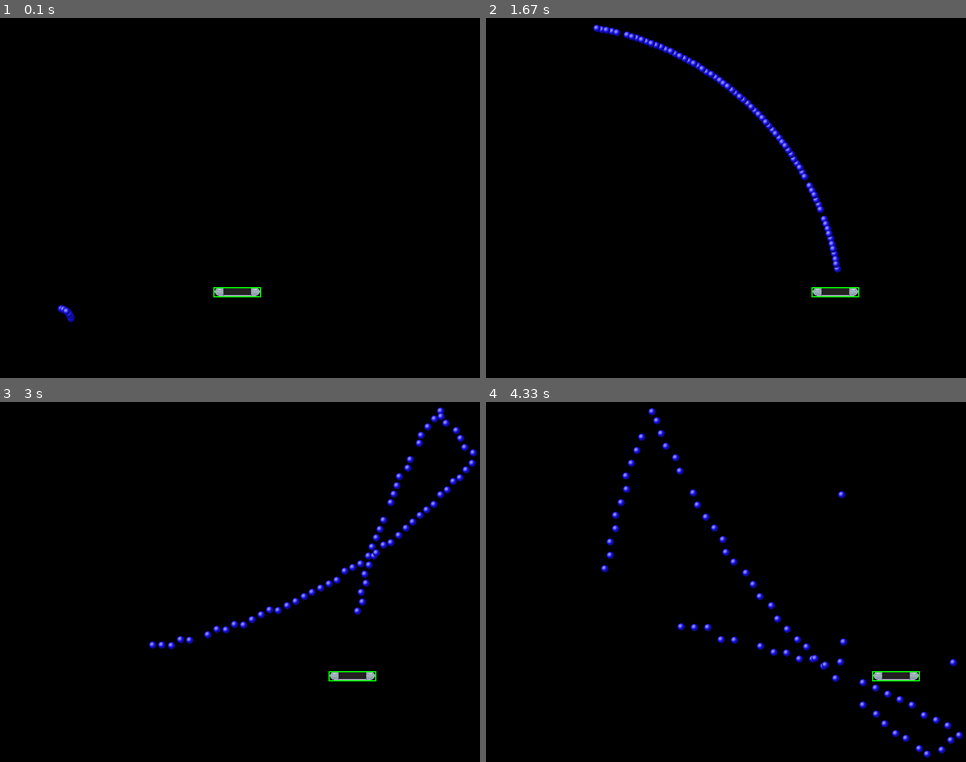
Above: before the commit, frames 1-4 (two rows, left to right).
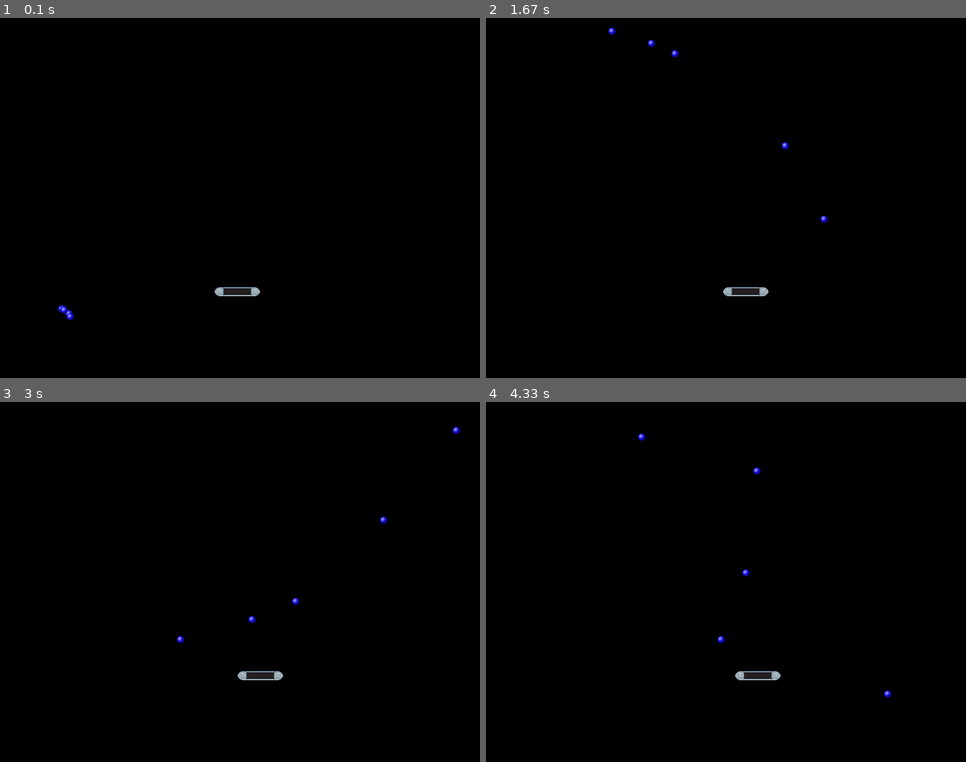
Above: after the commit, the same moments.

Repository: Xiokraze/Python
Game: pygame game, started from Fracture/Fracture.py
Same seed, same stepped clock (60 frames per second), same inputs: the game is played once before the commit and once after it.
Inputs (mouse positions are in pixels of both pictures, inside the frame that each line leads up to):
- Up to frame 1 (0.1 s): no input
- Up to frame 2 (1.67 s): hold Right 0.33-0.8 s; move the mouse to (706, 212) at 0.37 s; hold Right 0.83-1.3 s; hold Left from 1.33 s (still down)
- Up to frame 3 (3 s): release Left at 1.87 s; hold Left 1.9-2.3 s; hold Right 2.33-2.97 s
- Up to frame 4 (4.33 s): hold Left 3-3.47 s; hold Right 3.5-3.97 s; hold Right from 4 s (still down)

The runs differ from the first frame. In frame 1, 0.1% of the frame differs, in the area x 11-55%, y 74-85%; in frame 2, 1.8%; in frame 3, 2.0%; in frame 4, 2.0%, in the area x 23-100%, y 1-99%.

Commit message:
Rewrote player collision function to fix minor bugs.

Diff:
--- a/Fracture/Draw.py
+++ b/Fracture/Draw.py
@@ -47,7 +47,7 @@
 #####################
 def draw_player(screen, player):
     screen.blit(player.image, (player.x, player.y))
-    pygame.draw.rect(screen, (0,255,0), player.rect, 2)
+    #pygame.draw.rect(screen, (0,255,0), player.rect, 2)
     return
 
 
--- a/Fracture/Fracture.py
+++ b/Fracture/Fracture.py
@@ -88,7 +88,7 @@
 #    Game Handler   #
 #####################
 def play_game(game, screen):
-    for i in range(200):
+    for i in range(5):
         Spheres.Sphere(game)
     player = Player.Player(game)
     while (continue_game(game)):
--- a/Fracture/Player.py
+++ b/Fracture/Player.py
@@ -7,7 +7,8 @@
         self.image = pygame.image.load("Media/player/player_default.png")
         self.width, self.height = game.get_image_size(self.image)
         self.x, self.y = self.get_start_location(game)
-        self.speed = 5
+        self.speed = 1
+        self.top_border_width = 2
         self.rect = (self.x-2, self.y, self.width+4, self.height+2)
 
     def get_start_location(self, game):
@@ -70,12 +71,15 @@
     def sphere_collision(self, sphere):
         x_collision = False
         y_collision = False
-        if (sphere.x >= self.x - sphere.width and sphere.x <= self.x + self.width + sphere.width):
-            x_collision = True
-        sphere_y = sphere.y + sphere.height + sphere.speed
-        if (sphere_y >= self.y and sphere_y <= self.y + 3 and sphere.down):
-            y_collision = True
-        if (x_collision and y_collision):
-            return True
-        else:
-            return False
+        left_offset = self.x
+        right_offset = self.x + self.width + sphere.width / 2
+        x_floor = math.floor(sphere.x + sphere.width / 2)
+        y_floor = math.floor(sphere.y + sphere.height)
+        for px in range(sphere.speed):
+            if (y_floor + px == self.y):
+                y_collision = True
+            if (x_floor + px >= left_offset and x_floor + px <= right_offset):
+                x_collision = True
+            if (y_collision and x_collision):
+                return True
+        return False
--- a/Fracture/Spheres.py
+++ b/Fracture/Spheres.py
@@ -73,40 +73,46 @@
         sphere.y += speed
     return
 
-def get_deflection_degree(sphere, player_segments):
+def get_deflection_degree(sphere, player, player_segments):
     # Player image _______________________________
     #             [___|___|___|___|___|___|___|___]
     # Segments      1   2   3   4   5   6   7   8
-    segment_position = 1
-    for segment in player_segments:
-        player_start = segment[0]
-        player_end = segment[1]
-        if (sphere.x >= player_start and sphere.x < player_end):
-            length = len(player_segments)
-            for i in range(1, length + 1):
-                if (sphere.left):
-                    if (i == segment_position):
-                        return sphere.player_deflection_angles[length-i]
-                elif (sphere.right):
-                    if (i == segment_position):
-                        return sphere.player_deflection_angles[i-1]
-        segment_position += 1
+
+
+
+
+    #segment_position = 1
+    #for segment in player_segments:
+    #    player_start = segment[0]
+    #    player_end = segment[1]
+    #    if (sphere.x >= player_start and sphere.x < player_end):
+    #        print(segment_position)
+            #length = len(player_segments)
+            #for i in range(1, length + 1):
+            #    if (sphere.left):
+            #        if (i == segment_position):
+            #            return sphere.player_deflection_angles[length-i]
+            #    elif (sphere.right):
+            #        if (i == segment_position):
+            #            return sphere.player_deflection_angles[i-1]
+        #segment_position += 1
         # TODO fix bug
-    print("wtf")
-    return 90
+    #print(f"wtf...    {sphere.left} {sphere.right} {sphere.up} {sphere.down}")
+    return 0
 
 def player_collision(sphere, player):
     sphere.up = True
     sphere.down = False
     player_segments = player.get_player_segments()
-    sphere.degree_direction = get_deflection_degree(sphere, player_segments)
+    sphere.degree_direction = get_deflection_degree(sphere, player, player_segments)
     return
 
 def update(game, player, spheres):
     for sphere in spheres:
         radians = math.radians(sphere.degree_direction)
-        if (player.sphere_collision(sphere)):
-            player_collision(sphere, player)
+        if (sphere.down):
+            if (player.sphere_collision(sphere)):
+                player_collision(sphere, player)
         #elif (object_collision()):
         #    # TODO handle checking for object collisions
         #    pass
